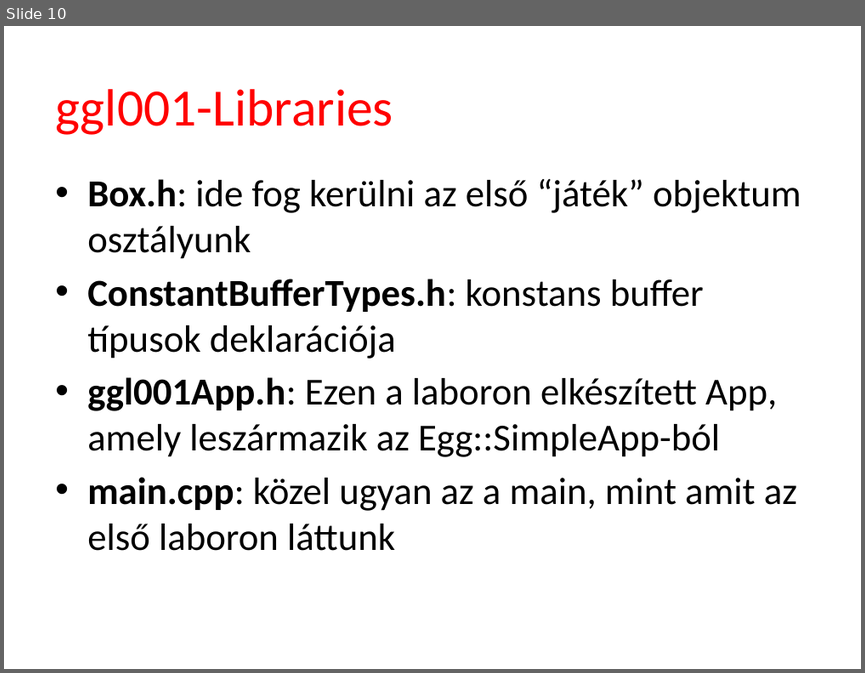
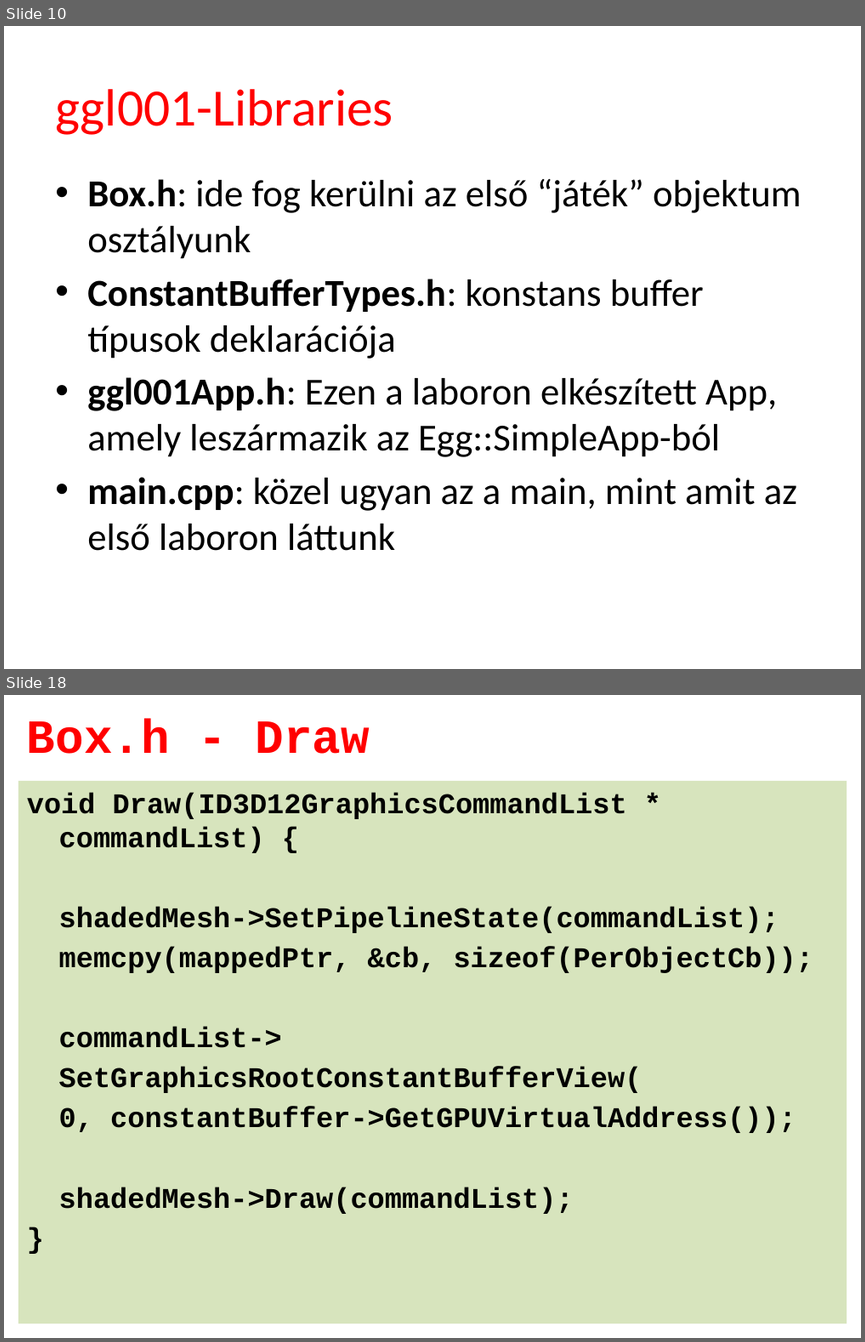
Before and after one commit to tyekx/dx12, a slide deck: Slides/gg001-Libraries.pptx. Shown one above the other, each under a label of ours: slide 10 before the commit, slides 10 and 18 after it; the slides between them are not shown. The pictures are 865x673 and 865x1342 pixels, drawn with LibreOffice and Linux fonts; fonts in the diff are those of the drawing; background and template pictures are left out. Boxes give left, top, right and bottom in pixels: in the first picture for what was removed or moved away, otherwise in the second. Text is boxed around its words. In the diff, an @@ line names an element or a change of style, - is before the commit and + after.

```diff
--- a/Slides/gg001-Libraries.pptx
+++ b/Slides/gg001-Libraries.pptx
@@ slide 18 added at (x1=4, y1=695, x2=861, y2=1338), background #FFFFFF @@
@@ title added at (x1=27, y1=719, x2=370, y2=754), 40 pt, text #FF0000, bold @@
+Box.h - Draw
@@ text added at (x1=18, y1=781, x2=847, y2=1323), fill #D7E4BD, 24 pt, text #000000, bold @@
+void Draw(ID3D12GraphicsCommandList * commandList) {
+shadedMesh->SetPipelineState(commandList);
+memcpy(mappedPtr, &cb, sizeof(PerObjectCb));
+commandList->
+SetGraphicsRootConstantBufferView(
+0, constantBuffer->GetGPUVirtualAddress());
+shadedMesh->Draw(commandList);
+}
```
Also in this commit, not shown: 2 slides changed, 14 other slides added, 49 other files.
